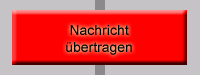
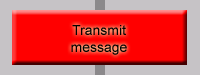
Revision of a layered 200 x 75 image; what changed, layer by layer:
renamed "Nachricht übertragen" to "Transmit message", painted on it over [66, 25, 132, 55]
